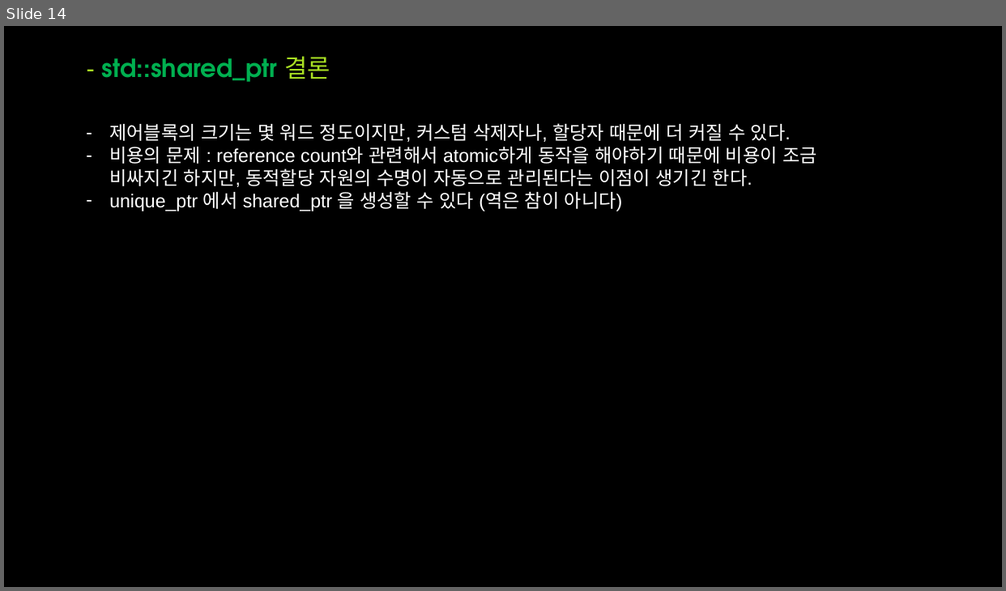
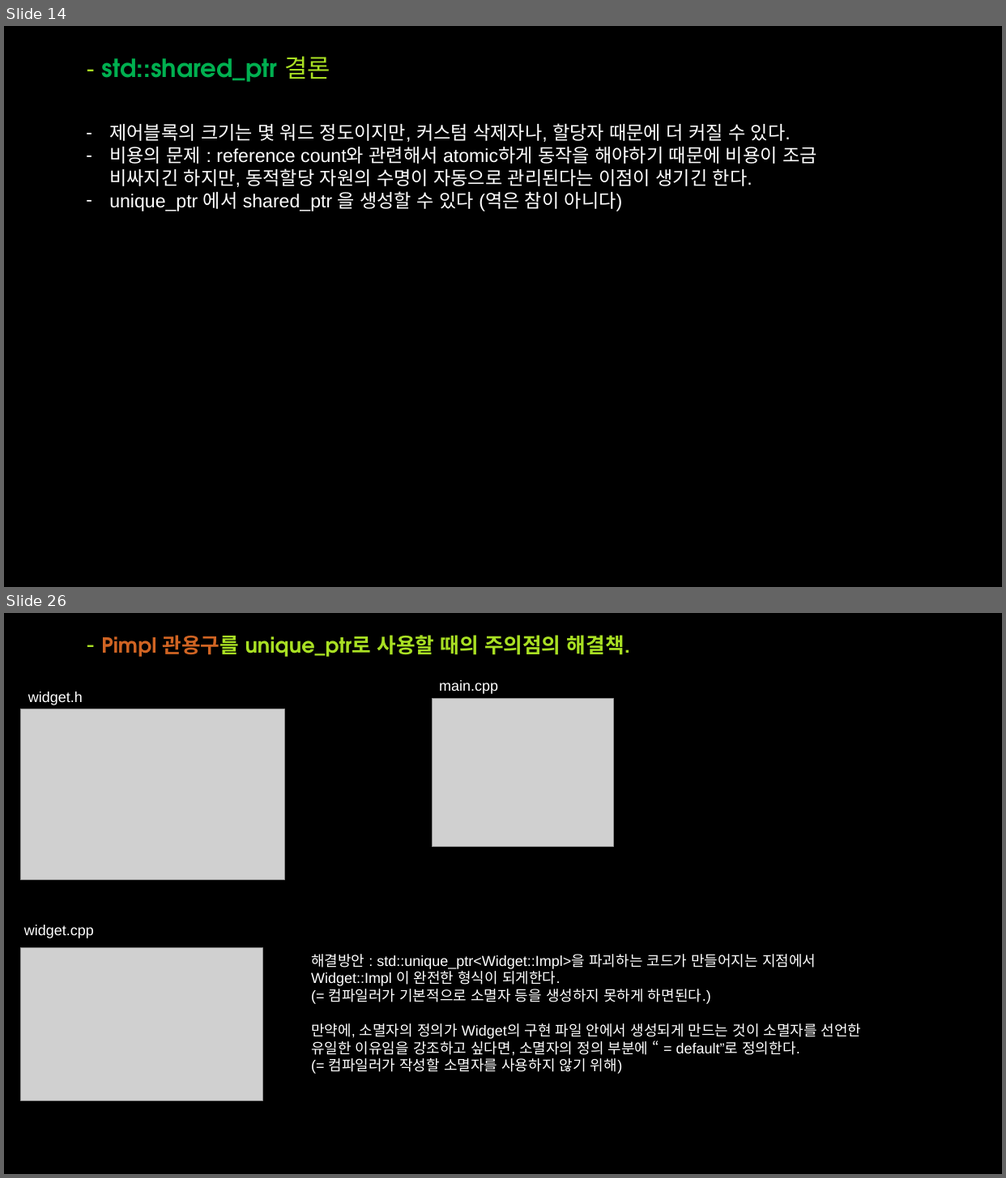
Before and after one commit to OptimizationStudy/Repo2018, a slide deck: PPT/ModernCppStudy_7_(18~22).pptx. Shown one above the other, each under a label of ours: slide 14 before the commit, slides 14 and 26 after it; the slides between them are not shown. The pictures are 1006x591 and 1006x1178 pixels, drawn with LibreOffice and Linux fonts; fonts in the diff are those of the drawing; grey boxes stand for pictures; background and template pictures are left out. Boxes give left, top, right and bottom in pixels: in the first picture for what was removed or moved away, otherwise in the second. Text is boxed around its words. In the diff, an @@ line names an element or a change of style, - is before the commit and + after.

```diff
--- a/PPT/ModernCppStudy_7_(18~22).pptx
+++ b/PPT/ModernCppStudy_7_(18~22).pptx
@@ slide 26 added at <box>4,613,1002,1174</box>, background picture (left out) @@
@@ title added at <box>101,635,630,657</box>, 20 pt, text #A9E023, bold @@
+- Pimpl 관용구를 unique_ptr로 사용할 때의 주의점의 해결책.
@@ text added at <box>439,680,498,694</box>, 14 pt, text #FFFFFF @@
+main.cpp
@@ picture added at <box>21,709,285,880</box> @@
@@ text added at <box>28,692,83,705</box>, 14 pt, text #FFFFFF @@
+widget.h
@@ picture added at <box>432,698,613,846</box> @@
@@ text added at <box>24,925,94,939</box>, 14 pt, text #FFFFFF @@
+widget.cpp
@@ picture added at <box>21,948,263,1101</box> @@
@@ text added at <box>311,954,862,1074</box>, 14 pt, text #FFFFFF @@
+해결방안 : std::unique_ptr<Widget::Impl>을 파괴하는 코드가 만들어지는 지점에서 Widget::Impl 이 완전한 형식이 되게한다.
+(= 컴파일러가 기본적으로 소멸자 등을 생성하지 못하게 하면된다.)
+만약에, 소멸자의 정의가 Widget의 구현 파일 안에서 생성되게 만드는 것이 소멸자를 선언한 유일한 이유임을 강조하고 싶다면, 소멸자의 정의 부분에 “ = default”로 정의한다.
+(= 컴파일러가 작성할 소멸자를 사용하지 않기 위해)
```
Also in this commit, not shown: 15 other slides added.
